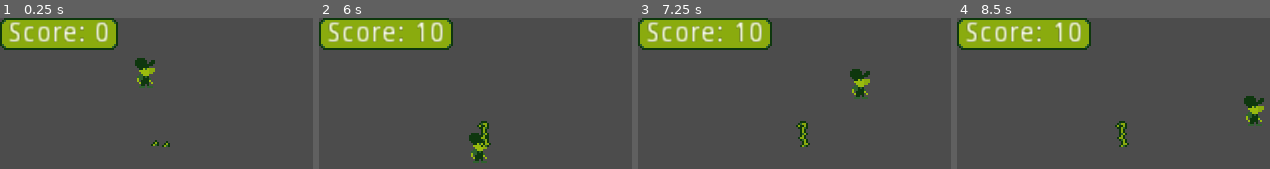
Above: before the commit, frames 1-4 (left to right).
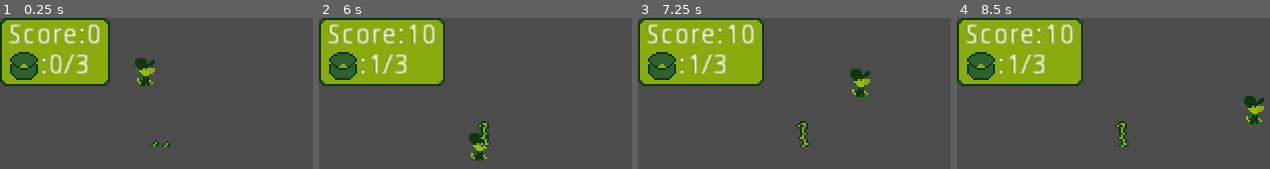
Above: after the commit, the same moments.

Repository: MrPiedPiper/LD46
Game: Godot game, scene res://scenes/main/Main.tscn
The game is run twice, just before and just after one commit, with the same random seed, the same clock (stepped at 60 frames per second) and the same inputs. The project has no main scene, so this scene is started directly.
Inputs (mouse positions are in pixels of both pictures, inside the frame that each line leads up to):
- Up to frame 1 (0.25 s): no input
- Up to frame 2 (6 s): tap Enter at 0.5 s; move the mouse to (outside the picture) at 0.52 s; hold Right (ui_right) 0.53-1.28 s; right-click (outside the picture) at 0.6 s; move the mouse to (outside the picture) at 1.27 s; hold Down (ui_down) 1.28-2.03 s; right-click (outside the picture) at 1.35 s; move the mouse to (outside the picture) at 2.02 s; hold Right (ui_right) 2.03-2.78 s; right-click (outside the picture) at 2.1 s; move the mouse to (outside the picture) at 2.77 s; hold Up (ui_up) 2.78-3.53 s; right-click (outside the picture) at 2.85 s; move the mouse to (outside the picture) at 3.52 s; hold Left (ui_left) 3.53-5.03 s; right-click (outside the picture) at 3.6 s; move the mouse to (447, 143) at 4.27 s; right-click (447, 143) at 4.35 s; move the mouse to (outside the picture) at 5.02 s; hold Down (ui_down) 5.03-5.78 s; right-click (outside the picture) at 5.1 s; move the mouse to (544, 108) at 5.77 s; hold Right (ui_right) from 5.78 s (still down); right-click (544, 108) at 5.85 s
- Up to frame 3 (7.25 s): move the mouse to (outside the picture) at 6.52 s; release Right (ui_right) at 6.53 s; hold Up (ui_up) from 6.53 s (still down); right-click (outside the picture) at 6.6 s
- Up to frame 4 (8.5 s): move the mouse to (outside the picture) at 7.27 s; release Up (ui_up) at 7.28 s; hold Right (ui_right) 7.28-8.03 s; right-click (outside the picture) at 7.35 s; move the mouse to (outside the picture) at 8.02 s; hold Down (ui_down) from 8.03 s (still down); right-click (outside the picture) at 8.1 s

The runs differ from the first frame. In frame 1, 11% of the frame differs, in the area x 0-38%, y 0-46%; in frame 2, 13%, in the area x 0-43%, y 0-46%; in frame 3, 13%; in frame 4, 13%.

Commit message:
Add basic inventory

Diff:
--- a/Player.gd
+++ b/Player.gd
@@ -1,6 +1,7 @@
 extends KinematicBody2D
 
 signal got_score
+signal got_item
 
 var velocity = Vector2.ZERO
 
@@ -8,12 +9,25 @@
 const ACCELERATION = 500
 const FRICTION = 500
 
-export var test:PackedScene = load("res://scenes/crop/Crop.tscn")
+export var test_plant:PackedScene = load("res://scenes/crop/Crop.tscn")
 
 #Variable holds a list of all crop areas the player is touching
 var touching_list_crops = []
 #Variable holds a list of all farmland areas the player is touching
 var touching_list_farmland = []
+
+var inventory_size = 3
+#Variable holds all items in the player's inventory
+var inventory_list = []
+#Items are stored in an array of intentory items made with this class
+class inventory_item:
+	var item_name:String
+	var item_icon:Texture
+	var item_value:int
+	func _init(new_item_name:String,new_item_icon:Texture,new_item_value:int):
+		item_name = new_item_name
+		item_icon = new_item_icon
+		item_value = new_item_value
 
 #Score storage? Not sure it's a good idea to have this here, but it'll work for now I suppose.
 var score = 0
@@ -34,17 +48,19 @@
 	velocity = move_and_slide(velocity)
 
 	if Input.is_action_just_pressed("action_interact"):
-		if !touching_list_crops.empty():
+		if !touching_list_crops.empty() and inventory_list.size() < inventory_size:
 			#Get the closest crop
 			var closest_crop = return_closest_touching(touching_list_crops)
 			#Increment the score by the crop's worth and call the crop's built in "harvest" function
 			var received_points = closest_crop.harvest()
+			var new_item = inventory_item.new("Test crop",closest_crop.plant_image,closest_crop.plant_value)
+			inventory_list.append(new_item)
 			score += received_points
 			emit_signal("got_score",score)
+			emit_signal("got_item",new_item)
 		elif !touching_list_farmland.empty():
 			var closest_farmland = return_closest_touching(touching_list_farmland)
-
-			closest_farmland.plant_crop(test)
+			closest_farmland.plant_crop(test_plant)
 
 
 #Return the nearest node from an Array
--- a/scenes/main/Main.gd
+++ b/scenes/main/Main.gd
@@ -1,6 +1,7 @@
 extends Node2D
 
 onready var ui_play = $UI/Play_UI
+onready var player = $Player
 
 var score = 0
 
@@ -18,3 +19,7 @@
 func _on_Player_got_score(new_score):
 	score = new_score
 	ui_play.set_score(score)
+
+func _on_Player_got_item(new_item):
+	$UI/Play_UI.set_inventory_curr(player.inventory_list.size())
+	$UI/Play_UI.set_inventory_max(player.inventory_size)
--- a/scenes/main/Main.tscn
+++ b/scenes/main/Main.tscn
@@ -32,4 +32,5 @@
 [node name="UI" type="Node2D" parent="."]
 
 [node name="Play_UI" parent="UI" instance=ExtResource( 4 )]
+[connection signal="got_item" from="Player" to="." method="_on_Player_got_item"]
 [connection signal="got_score" from="Player" to="." method="_on_Player_got_score"]
--- a/scenes/ui/play_ui/Play_UI.gd
+++ b/scenes/ui/play_ui/Play_UI.gd
@@ -1,6 +1,14 @@
 extends Control
 
-onready var score_label = $MarginContainer/MarginContainer/HBoxContainer/HBoxContainer/Label2
+onready var score_label = $MarginContainer/MarginContainer/VBoxContainer/HBoxContainer/Label2
+onready var inventory_curr = $MarginContainer/MarginContainer/VBoxContainer/HBoxContainer2/Label3
+onready var inventory_max = $MarginContainer/MarginContainer/VBoxContainer/HBoxContainer2/Label2
 
 func set_score(new_text):
 	score_label.text = str(new_text)
+
+func set_inventory_curr(new_text):
+	inventory_curr.text = str(new_text)
+
+func set_inventory_max(new_text):
+	inventory_max.text = str(new_text)
--- a/scenes/ui/play_ui/Play_UI.tscn
+++ b/scenes/ui/play_ui/Play_UI.tscn
@@ -1,7 +1,8 @@
-[gd_scene load_steps=3 format=2]
+[gd_scene load_steps=4 format=2]
 
 [ext_resource path="res://scenes/ui/play_ui/panel2.png" type="Texture" id=1]
 [ext_resource path="res://scenes/ui/play_ui/Play_UI.gd" type="Script" id=2]
+[ext_resource path="res://scenes/ui/play_ui/inventory_icon.png" type="Texture" id=3]
 
 [node name="Play_UI" type="Control"]
 anchor_right = 1.0
@@ -19,8 +20,8 @@
 }
 
 [node name="NinePatchRect" type="NinePatchRect" parent="MarginContainer"]
-margin_right = 59.0
-margin_bottom = 16.0
+margin_right = 74.0
+margin_bottom = 34.0
 texture = ExtResource( 1 )
 region_rect = Rect2( 0, 0, 12, 12 )
 patch_margin_left = 8
@@ -34,32 +35,71 @@
 }
 
 [node name="MarginContainer" type="MarginContainer" parent="MarginContainer"]
-margin_right = 59.0
-margin_bottom = 16.0
+margin_right = 74.0
+margin_bottom = 34.0
 custom_constants/margin_right = 4
+custom_constants/margin_top = 2
 custom_constants/margin_left = 4
+custom_constants/margin_bottom = 2
 
-[node name="HBoxContainer" type="HBoxContainer" parent="MarginContainer/MarginContainer"]
+[node name="VBoxContainer" type="VBoxContainer" parent="MarginContainer/MarginContainer"]
 margin_left = 4.0
-margin_right = 55.0
-margin_bottom = 16.0
-__meta__ = {
-"_edit_use_anchors_": false
-}
+margin_top = 2.0
+margin_right = 70.0
+margin_bottom = 32.0
+custom_constants/separation = 0
 
-[node name="HBoxContainer" type="HBoxContainer" parent="MarginContainer/MarginContainer/HBoxContainer"]
-margin_right = 51.0
-margin_bottom = 16.0
+[node name="HBoxContainer" type="HBoxContainer" parent="MarginContainer/MarginContainer/VBoxContainer"]
+margin_right = 66.0
+margin_bottom = 14.0
+custom_constants/separation = 0
 
-[node name="Label" type="Label" parent="MarginContainer/MarginContainer/HBoxContainer/HBoxContainer"]
-margin_top = 1.0
+[node name="Label" type="Label" parent="MarginContainer/MarginContainer/VBoxContainer/HBoxContainer"]
 margin_right = 39.0
-margin_bottom = 15.0
+margin_bottom = 14.0
 text = "Score:"
 
-[node name="Label2" type="Label" parent="MarginContainer/MarginContainer/HBoxContainer/HBoxContainer"]
-margin_left = 43.0
+[node name="Label2" type="Label" parent="MarginContainer/MarginContainer/VBoxContainer/HBoxContainer"]
+margin_left = 39.0
+margin_right = 47.0
+margin_bottom = 14.0
+text = "0"
+
+[node name="HBoxContainer2" type="HBoxContainer" parent="MarginContainer/MarginContainer/VBoxContainer"]
+margin_top = 14.0
+margin_right = 66.0
+margin_bottom = 30.0
+custom_constants/separation = 0
+
+[node name="TextureRect" type="TextureRect" parent="MarginContainer/MarginContainer/VBoxContainer/HBoxContainer2"]
+margin_right = 16.0
+margin_bottom = 16.0
+texture = ExtResource( 3 )
+
+[node name="Label" type="Label" parent="MarginContainer/MarginContainer/VBoxContainer/HBoxContainer2"]
+margin_left = 16.0
 margin_top = 1.0
-margin_right = 51.0
+margin_right = 20.0
+margin_bottom = 15.0
+text = ":"
+
+[node name="Label3" type="Label" parent="MarginContainer/MarginContainer/VBoxContainer/HBoxContainer2"]
+margin_left = 20.0
+margin_top = 1.0
+margin_right = 28.0
 margin_bottom = 15.0
 text = "0"
+
+[node name="Label4" type="Label" parent="MarginContainer/MarginContainer/VBoxContainer/HBoxContainer2"]
+margin_left = 28.0
+margin_top = 1.0
+margin_right = 33.0
+margin_bottom = 15.0
+text = "/"
+
+[node name="Label2" type="Label" parent="MarginContainer/MarginContainer/VBoxContainer/HBoxContainer2"]
+margin_left = 33.0
+margin_top = 1.0
+margin_right = 41.0
+margin_bottom = 15.0
+text = "3"
Binary file added: scenes/ui/play_ui/inventory_icon.aseprite
Binary file added: scenes/ui/play_ui/inventory_icon.png
Not shown, added: scenes/ui/play_ui/inventory_icon.png.import
